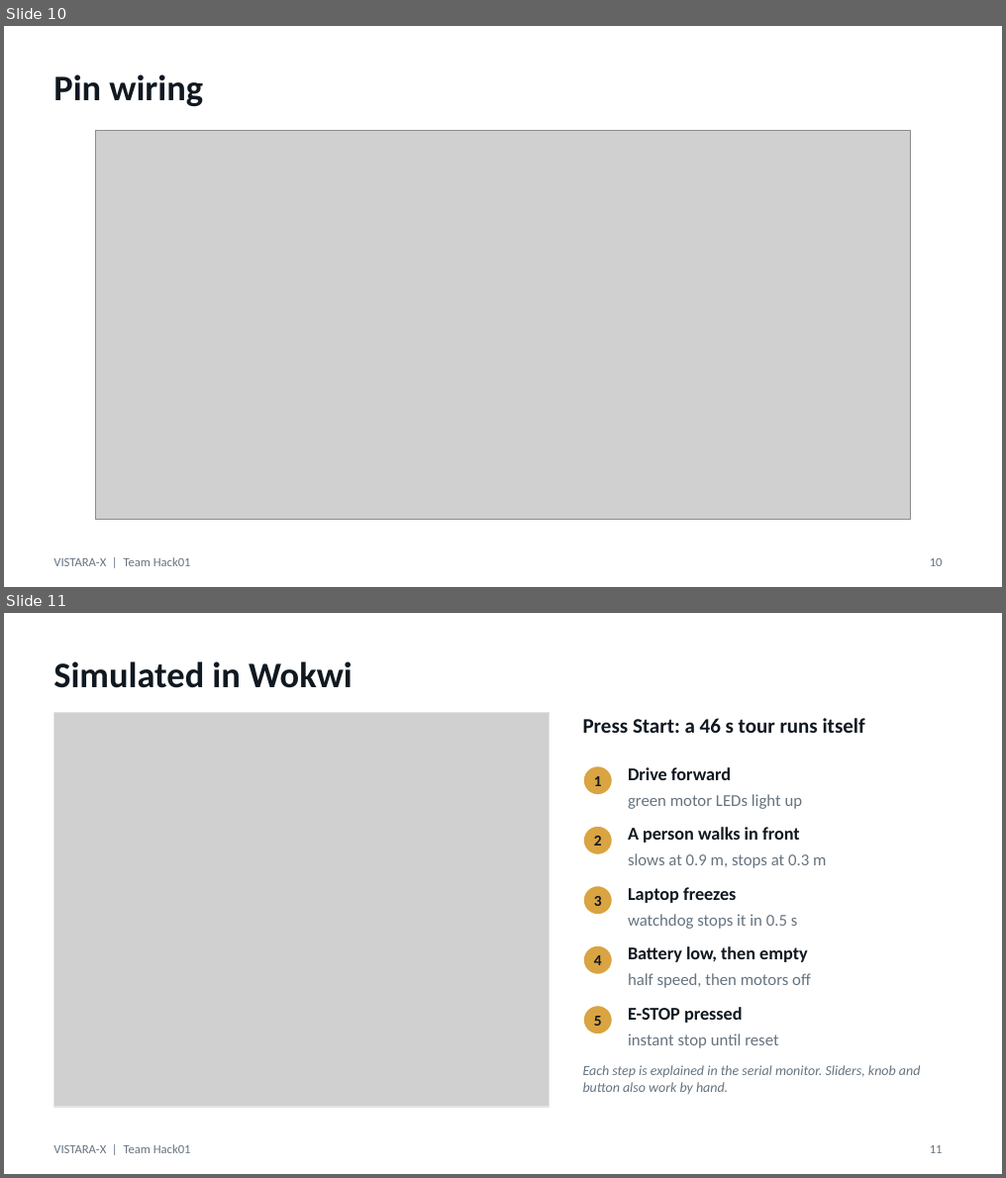
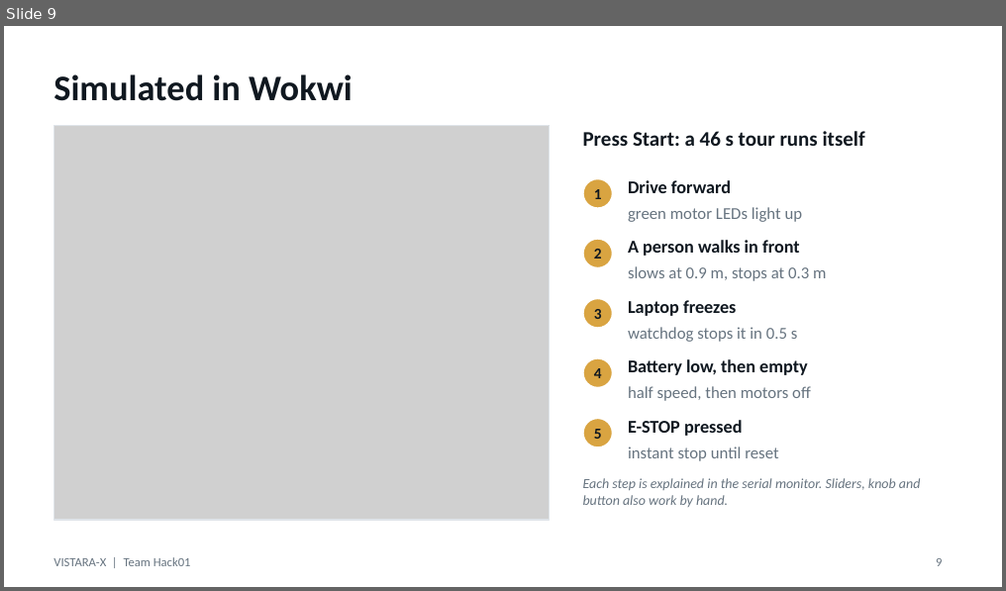
Before and after one commit to RiteshKumar2e/VISTARA-X, a slide deck: presentation/VISTARA-X_Hack01.pptx. Shown one above the other, each under a label of ours: slides 10 and 11 before the commit, slide 9 after it. The pictures are 1006x1178 and 1006x591 pixels, drawn with LibreOffice and Linux fonts; fonts in the diff are those of the drawing; grey boxes stand for pictures. Boxes give left, top, right and bottom in pixels: in the first picture for what was removed or moved away, otherwise in the second. Text is boxed around its words. In the diff, an @@ line names an element or a change of style, - is before the commit and + after.

```diff
--- a/presentation/VISTARA-X_Hack01.pptx
+++ b/presentation/VISTARA-X_Hack01.pptx
@@ slide 10 removed at [4,26,1002,587], background #FFFFFF; not listed: 1 template element that a slide beside it also shows @@
@@ title removed at [54,75,203,106] @@
-Pin wiring
@@ picture removed at [96,131,910,520] @@
@@ page number removed at [930,559,943,567] @@
-10
@@ what was slide 11 is now slide 9 @@
@@ page number at [936,559,942,567]: text changed @@
-11
+9
```
Also in this commit, not shown: 2 slides changed, 3 other slides removed, 2 other files.
